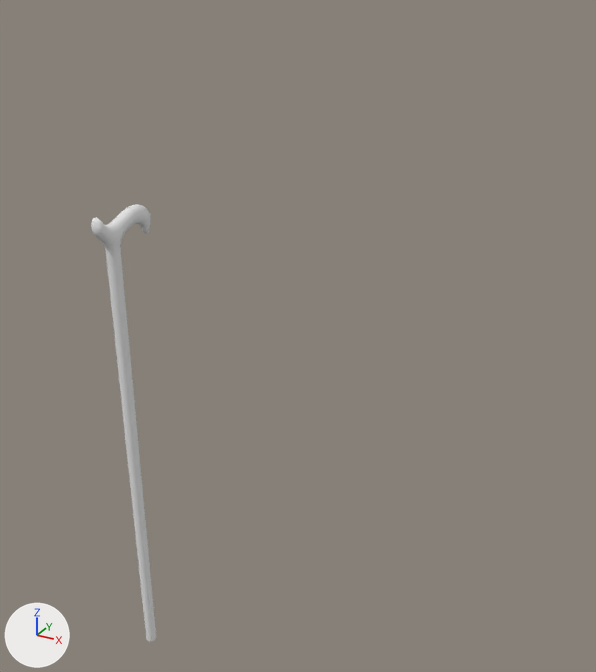
What one commit did to the Blender file sourceAssets/cane.blend.
Before and after are seen from a camera (50 mm lens) standing at (0.957, -1.563, -0.006) and looking at (0.162, -0.119, -0.728). The lights are fixed; the arrows at lower left show +X, +Y and +Z. Mesh edges are drawn as thin lines on the coarser meshes.

Objects in the first picture: 'walking_stick2_low'.
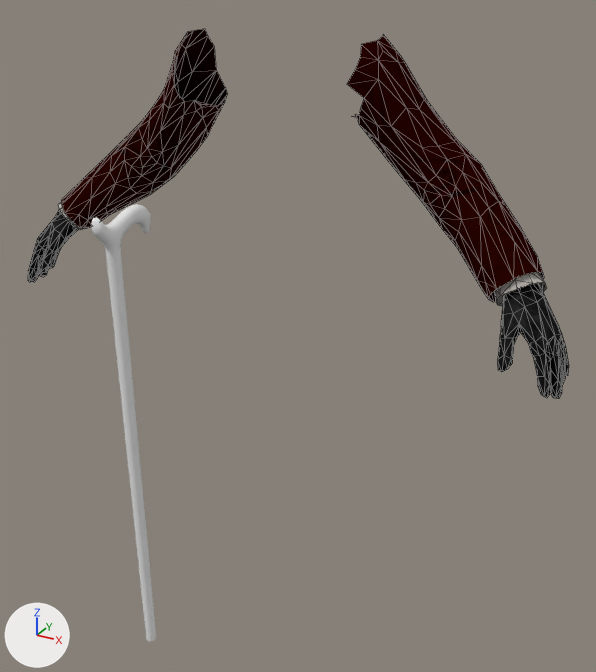
Boxes (x1, y1, x2, y2) around the edits, measured in the pictures (596 x 672 px):
'PlayerModelMerged.001', shown
    after: (28, 29, 569, 399)

Edits to the bpy script that builds the scene:
```text
Change ob_playermodelmerged_001:
    remove ob_playermodelmerged_001.hide_set(True)
```
